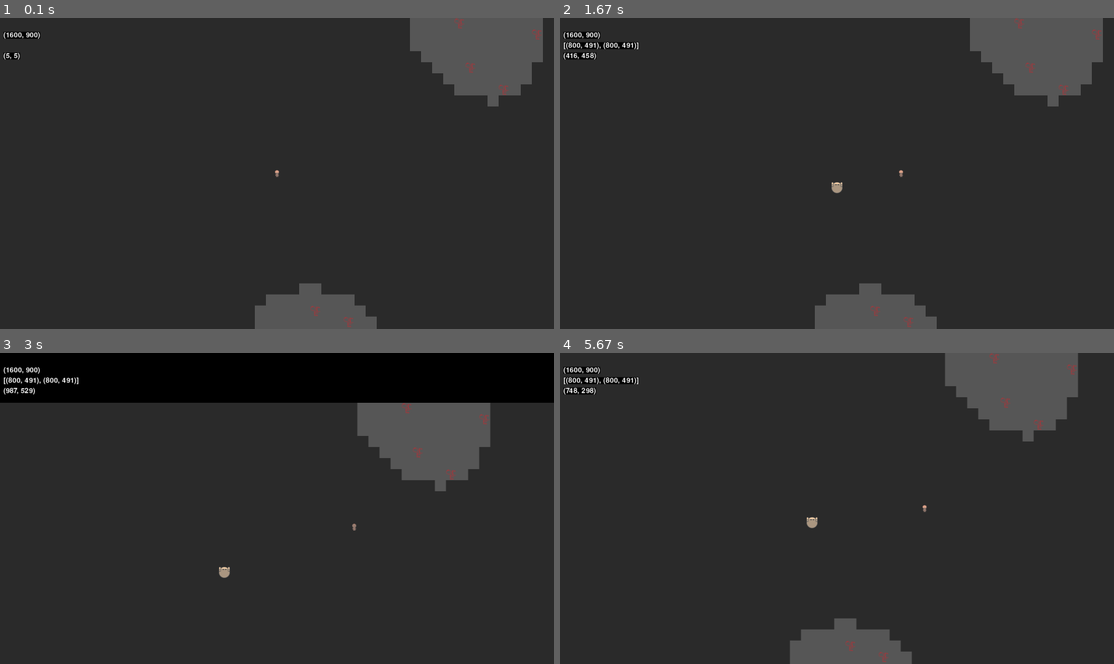
Above: before the commit, frames 1-4 (two rows, left to right).
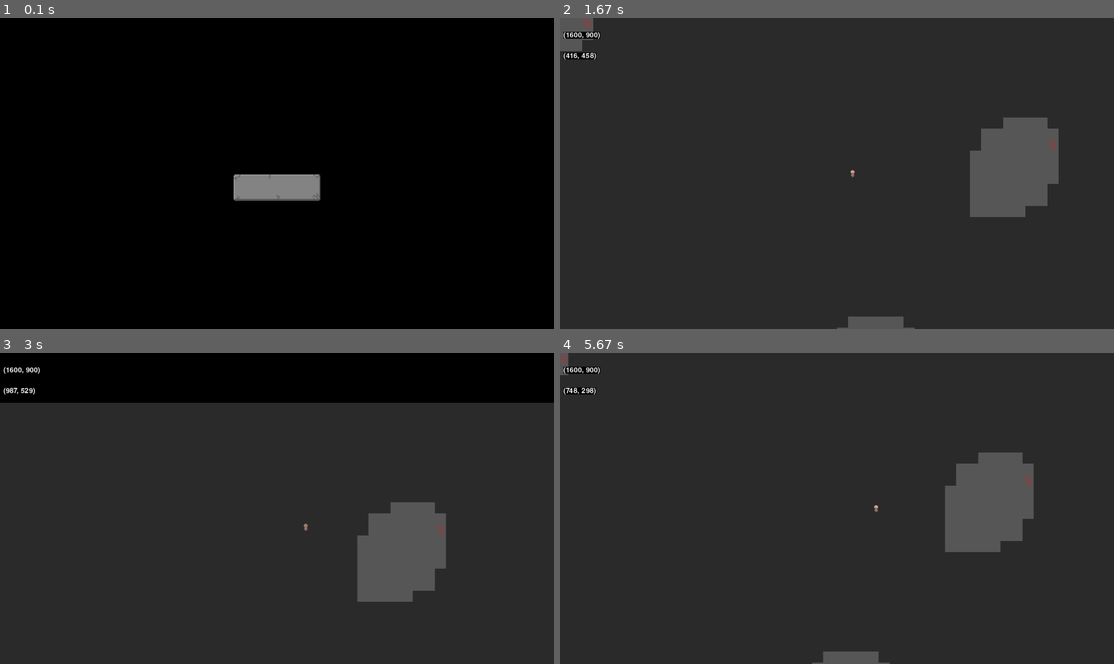
Above: after the commit, the same moments.

Repository: Shelbyen/PyGame_Game
Game: pygame game, started from main.py
The game is run twice, just before and just after one commit, with the same random seed, the same clock (stepped at 60 frames per second) and the same inputs.
Inputs (mouse positions are in pixels of both pictures, inside the frame that each line leads up to):
- Up to frame 1 (0.1 s): no input
- Up to frame 2 (1.67 s): click (837, 189) at 0.38 s; hold P 0.67-1.13 s; hold Right 0.67-1.13 s; move the mouse to (1014, 164) at 0.7 s; click (837, 189) at 1.22 s; hold Right from 1.5 s (still down); move the mouse to (704, 176) at 1.53 s
- Up to frame 3 (3 s): release Right at 1.97 s; hold Up 2-2.3 s; hold W 2-2.3 s; move the mouse to (105, 580) at 2.03 s; hold Right 2.33-2.8 s; hold D 2.33-2.8 s; move the mouse to (481, 617) at 2.37 s; hold Left from 2.83 s (still down); hold A from 2.83 s (still down); move the mouse to (343, 536) at 2.87 s
- Up to frame 4 (5.67 s): release Left at 3.37 s; release A at 3.37 s; hold Down 3.4-3.7 s; hold S 3.4-3.7 s; move the mouse to (848, 402) at 3.43 s; hold Left 3.73-4.13 s; hold A 3.73-4.13 s; move the mouse to (704, 446) at 3.77 s; hold Up 4.17-4.53 s; hold W 4.17-4.53 s; move the mouse to (809, 589) at 4.2 s; hold Right 4.57-5.2 s; hold D 4.57-5.2 s; move the mouse to (837, 545) at 4.6 s; hold Down 5.23-5.6 s; hold S 5.23-5.6 s; move the mouse to (820, 455) at 5.27 s; hold Left from 5.63 s (still down); hold A from 5.63 s (still down)

The runs differ from the first frame. In frame 1, 100% of the frame differs, in the area x 0-100%, y 0-100%; in frame 2, 12%; in frame 3, 9.6%; in frame 4, 12%.

Commit message:
add Menu and button

Diff:
--- a/config.py
+++ b/config.py
@@ -1,3 +1,4 @@
+from enum import Enum
 from os.path import join, dirname
 
 
@@ -15,3 +16,8 @@
 
 BLACK = (0, 0, 0)
 WHITE = (255, 255, 255)
+
+
+class State(Enum):
+    Menu = 0
+    Game = 1
--- /dev/null
+++ b/data/core/button.py
@@ -0,0 +1,14 @@
+from os.path import join
+
+from pygame.image import load
+from pygame.sprite import Sprite
+
+from config import SCREEN_WIDTH, SCREEN_HEIGHT, img_dir
+
+
+class Button(Sprite):
+    def __init__(self, menu, pos):
+        self.menu = menu
+        super().__init__(self.menu.buttons)
+        self.image = load(join(img_dir, "buttons", "button.png")).convert_alpha()
+        self.rect = self.image.get_rect(topleft=(pos[0], pos[1]))
--- a/data/core/game.py
+++ b/data/core/game.py
@@ -1,6 +1,7 @@
-from pygame import MOUSEWHEEL
+from pygame import MOUSEWHEEL, KEYDOWN, K_p
 from pygame.sprite import Group
 
+from core.button import Button
 from data.core.camera import CameraGroup
 from data.core.game_object import Props
 from data.core.generation_map import Map
@@ -14,6 +15,7 @@
         self.app = app
 
         self.camera_group = CameraGroup()
+        self.buttons = Group()
         self.bullets = Group()
         self.walls = Group()
         self.bots = Group()
@@ -37,6 +39,9 @@
         for event in self.app.events:
             if event.type == MOUSEWHEEL:
                 self.camera_group.zoom_scale += event.y * 0.03
+            if event.type == KEYDOWN:
+                if event.key == K_p:
+                    self.app.change_status("Menu")
 
         self.camera_group.update()
 
--- /dev/null
+++ b/data/core/menu.py
@@ -0,0 +1,33 @@
+from pygame import MOUSEBUTTONDOWN
+from pygame.mouse import get_pos
+from pygame.sprite import Group
+
+from config import SCREEN_WIDTH, SCREEN_HEIGHT
+from core.button import Button
+from core.game import Game
+from data.core.initial import InitTextures
+
+
+class Menu:
+    def __init__(self, app):
+        self.app = app
+
+        self.buttons = Group()
+        self.textures = InitTextures()
+
+        self.play_button = Button(self, (SCREEN_WIDTH // 2 - 128, SCREEN_HEIGHT // 2))
+
+    def draw(self):
+        self.buttons.draw(self.app.screen)
+
+    def update(self):
+        mouse_pos = get_pos()
+        if self.play_button.rect.collidepoint(mouse_pos):
+            for event in self.app.events:
+                if event.type == MOUSEBUTTONDOWN:
+                    if event.button == 1:
+                        self.app.change_status("Game")
+
+    def run(self):
+        self.update()
+        self.draw()
--- a/main.py
+++ b/main.py
@@ -3,16 +3,23 @@
 from pygame.event import get
 from pygame.time import Clock
 
-from config import SCREEN_HEIGHT, SCREEN_WIDTH, FPS, BLACK
-from data.core.game import Game
+from config import SCREEN_HEIGHT, SCREEN_WIDTH, FPS, BLACK, State
+from core.game import Game
+from core.menu import Menu
 
 
 class App:
     def __init__(self):
         self.screen = set_mode((SCREEN_WIDTH, SCREEN_HEIGHT))
         self.clock = Clock()
-        self.game = Game(self)
+        self.game_state = Menu(self)
         self.events = None
+
+    def change_status(self, state):
+        if state == State.Menu.name and not isinstance(self.game_state, Menu):
+            self.game_state = Menu(self)
+        elif state == State.Game.name and not isinstance(self.game_state, Game) and isinstance(self.game_state, Menu):
+            self.game_state = Game(self)
 
     def run(self):
         while True:
@@ -23,7 +30,7 @@
 
             self.screen.fill(BLACK)
 
-            self.game.run()
+            self.game_state.run()
 
             self.clock.tick(FPS)
             set_caption(f"FPS: {self.clock.get_fps() :.2f}")
--- /dev/null
+++ b/test.py
@@ -0,0 +1,55 @@
+from random import randint
+
+from pygame import init, Surface, QUIT, KEYDOWN, K_ESCAPE
+from pygame.display import set_mode, set_caption, flip
+from pygame.event import get
+from pygame.sprite import Sprite, Group
+from pygame.time import Clock
+
+init()
+
+screen = set_mode((500, 500))
+clock = Clock()
+
+
+class Test(Sprite):
+    def __init__(self):
+        super(Test, self).__init__(all_sprites)
+        self.image = Surface((50, 50))
+        self.image.fill((0, 255, 0))
+        self.rect = self.image.get_rect(topleft=(randint(0, 500), randint(0, 500)))
+        self.count = 10
+        self.speed = 5
+
+    def update(self):
+        self.count -= 1
+        if self.count < 0:
+            self.speed = -self.speed
+            self.count = 10
+
+        self.rect.x += self.speed
+
+
+all_sprites = Group()
+for _ in range(10 ** 3):
+    Test()
+
+print(len(all_sprites))
+
+running = True
+while running:
+    clock.tick(60)
+
+    for event in get():
+        if event.type == QUIT:
+            running = False
+        elif event.type == KEYDOWN:
+            if event.key == K_ESCAPE:
+                running = False
+
+    all_sprites.update()
+
+    screen.fill((0, 0, 0))
+    all_sprites.draw(screen)
+    set_caption(f'FPS: {clock.get_fps() :.2f}')
+    flip()
Binary file added: data/img/buttons/button.png
